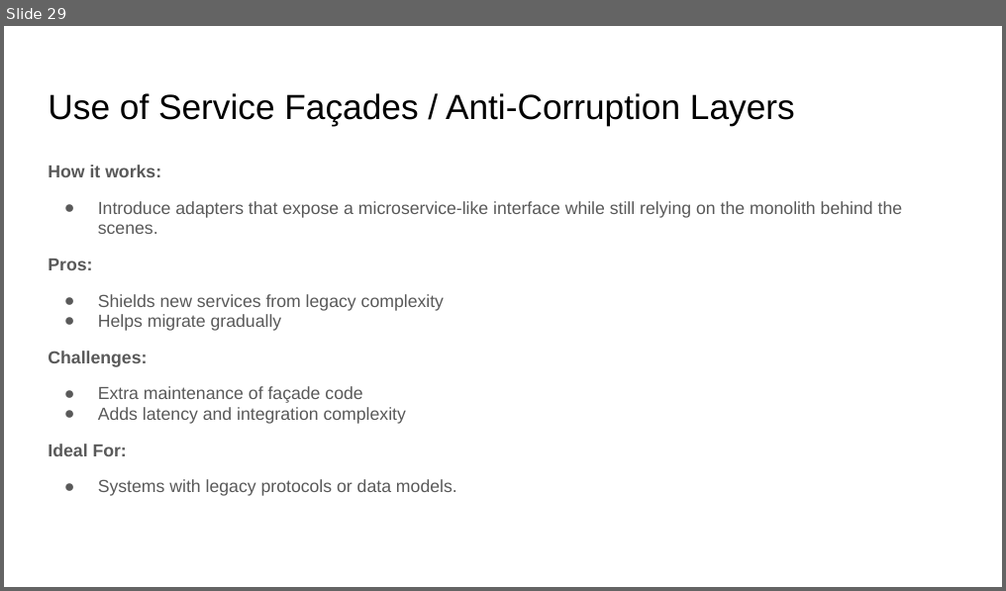
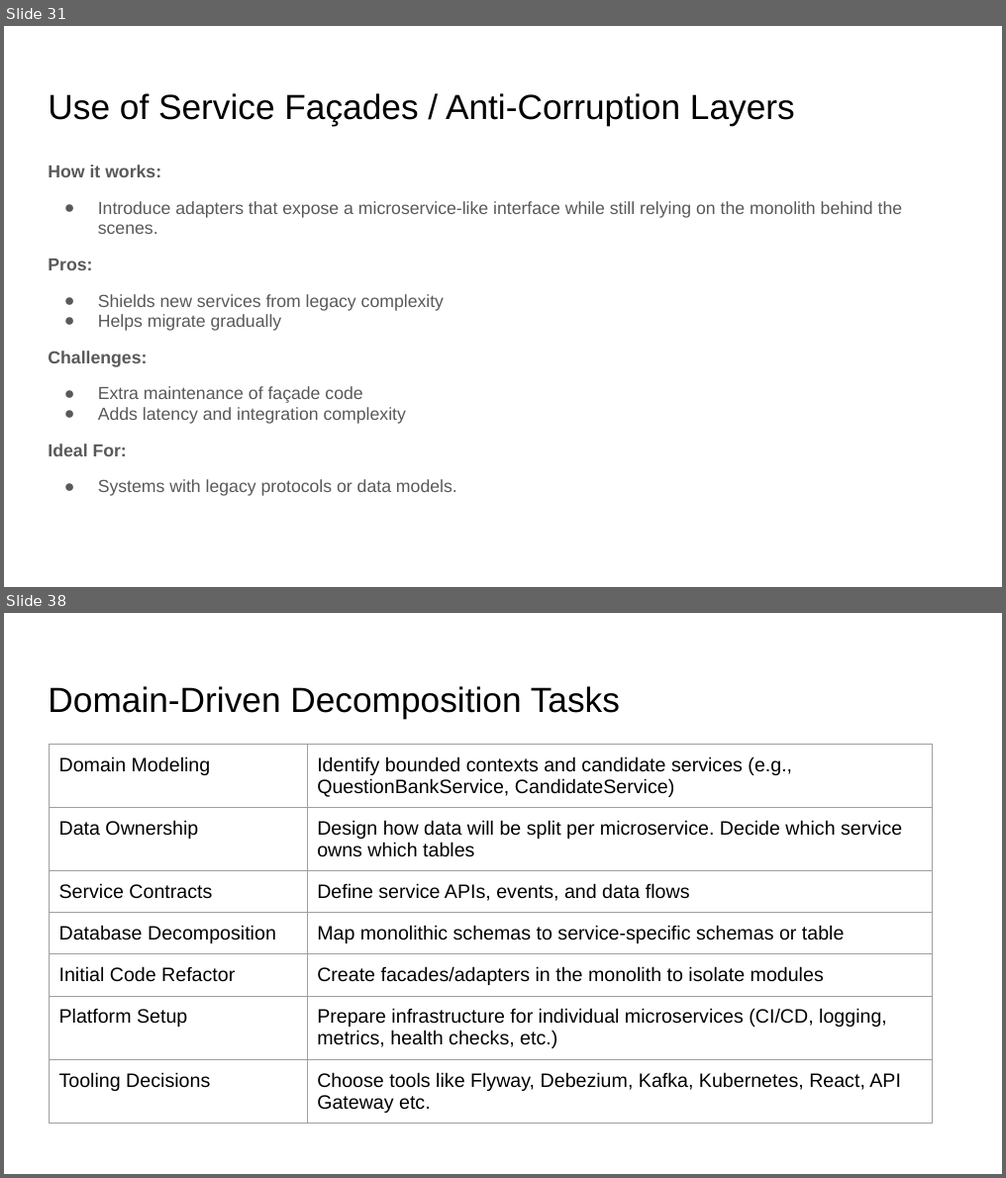
Before and after one commit to pfcit/nextgen-exam-system, a slide deck: ExamSystemMigration.pptx. Shown one above the other, each under a label of ours: slide 29 before the commit, slides 31 and 38 after it; the slides between them are not shown. The pictures are 1006x591 and 1006x1178 pixels, drawn with LibreOffice and Linux fonts; fonts in the diff are those of the drawing. Boxes give left, top, right and bottom in pixels: in the first picture for what was removed or moved away, otherwise in the second. Text is boxed around its words. In the diff, an @@ line names an element or a change of style, - is before the commit and + after.

```diff
--- a/ExamSystemMigration.pptx
+++ b/ExamSystemMigration.pptx
@@ slide 38 added at (x1=4, y1=613, x2=1002, y2=1174), background #FFFFFF @@
@@ title added at (x1=48, y1=686, x2=620, y2=719), 25.2 pt, text #000000 @@
+Domain-Driven Decomposition Tasks
@@ table added at (x1=49, y1=744, x2=932, y2=1117), 7 rows, 2 columns @@
+Domain Modeling | Identify bounded contexts and candidate services (e.g., QuestionBankService, CandidateService)
+Data Ownership | Design how data will be split per microservice. Decide which service owns which tables
+Service Contracts | Define service APIs, events, and data flows
+Database Decomposition | Map monolithic schemas to service-specific schemas or table
+Initial Code Refactor | Create facades/adapters in the monolith to isolate modules
+Platform Setup | Prepare infrastructure for individual microservices (CI/CD, logging, metrics, health checks, etc.)
+Tooling Decisions | Choose tools like Flyway, Debezium, Kafka, Kubernetes, React, API Gateway etc.
@@ what was slide 29 is now slide 31 @@
```
Also in this commit, not shown: 5 slides changed, 34 other slides added.
